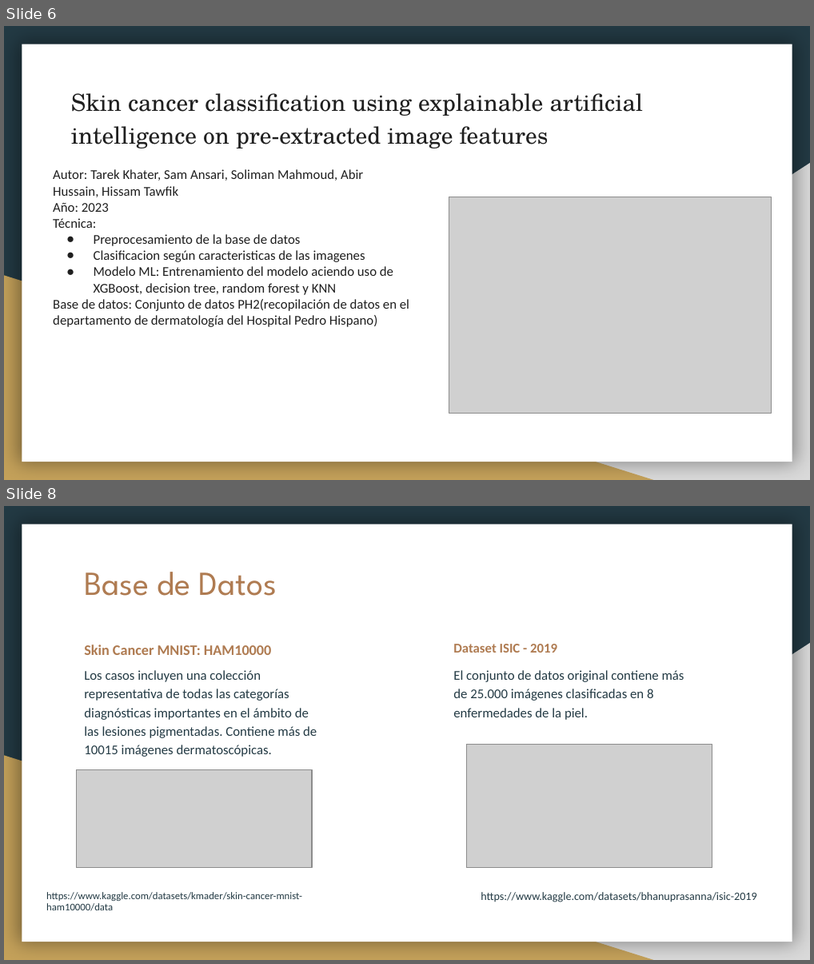
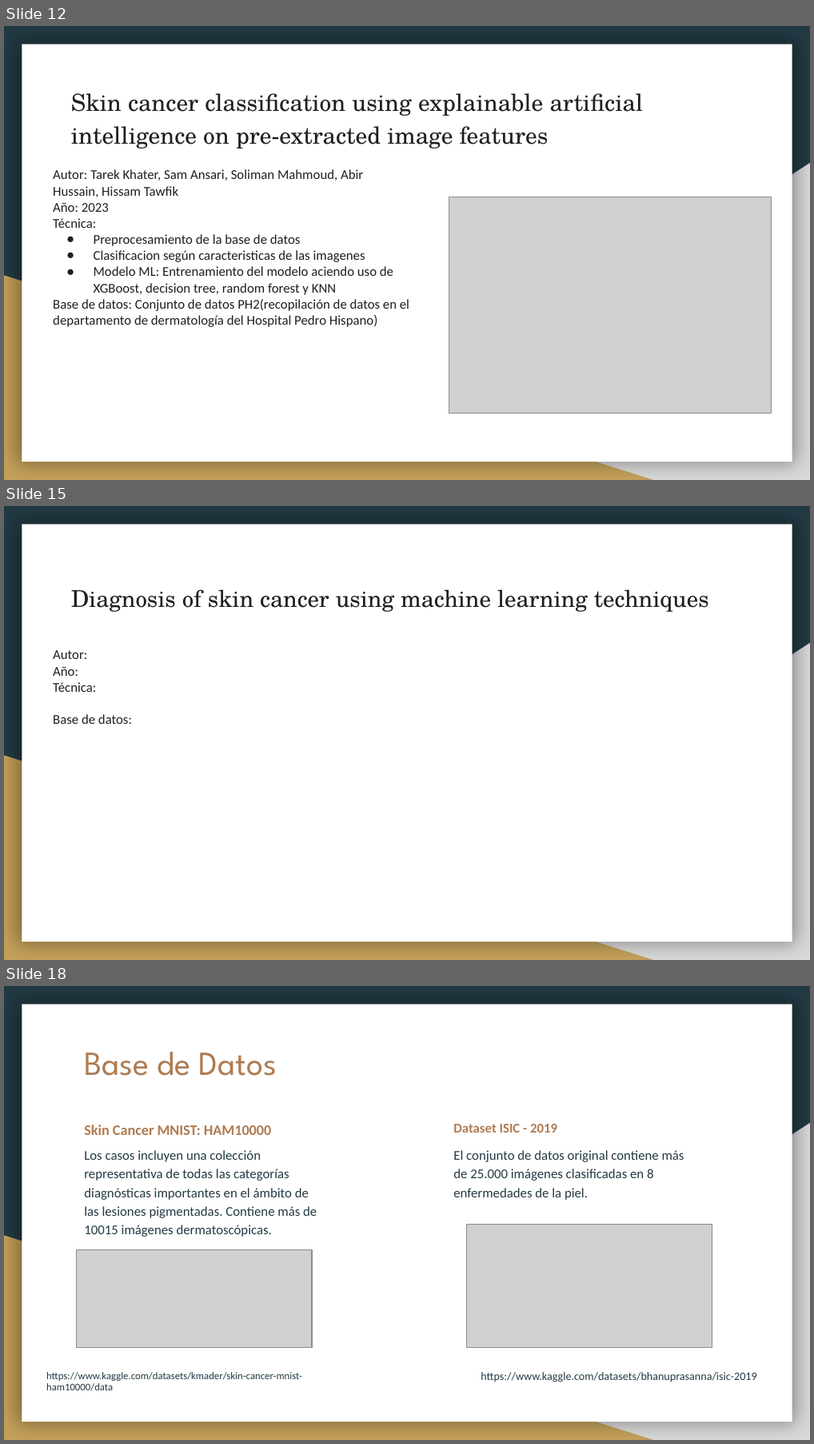
Before and after one commit to ElizabethCast23/Proyecto-Tesis, a slide deck: Tesis.pptx. Shown one above the other, each under a label of ours: slides 6 and 8 before the commit, slides 12, 15 and 18 after it; the slides between them are not shown. The pictures are 814x964 and 814x1444 pixels, drawn with LibreOffice and Linux fonts; fonts in the diff are those of the drawing; grey boxes stand for pictures. Boxes give left, top, right and bottom in pixels: in the first picture for what was removed or moved away, otherwise in the second. Text is boxed around its words. In the diff, an @@ line names an element or a change of style, - is before the commit and + after.

```diff
--- a/Tesis.pptx
+++ b/Tesis.pptx
@@ slide 15 added at box(4, 506, 810, 960), background #233A44; not listed: 3 template elements that a slide beside it also shows @@
@@ title added at box(71, 589, 710, 612), 20.7 pt, text #1F1F1F @@
+Diagnosis of skin cancer using machine learning techniques
@@ text added at box(53, 650, 132, 724), 12 pt, text #1F1F1F @@
+Autor:
+Año:
+Técnica:
+Base de datos:
@@ text added at box(39, 941, 366, 942), 10 pt, text #FFFFFF @@
+https://www.sciencedirect.com/science/article/pii/S0141933120308723
@@ what was slide 6 is now slide 12 @@
@@ what was slide 8 is now slide 18 @@
```
Also in this commit, not shown: 1 slide changed, 11 other slides added, 2 slides removed, 24 other files.
